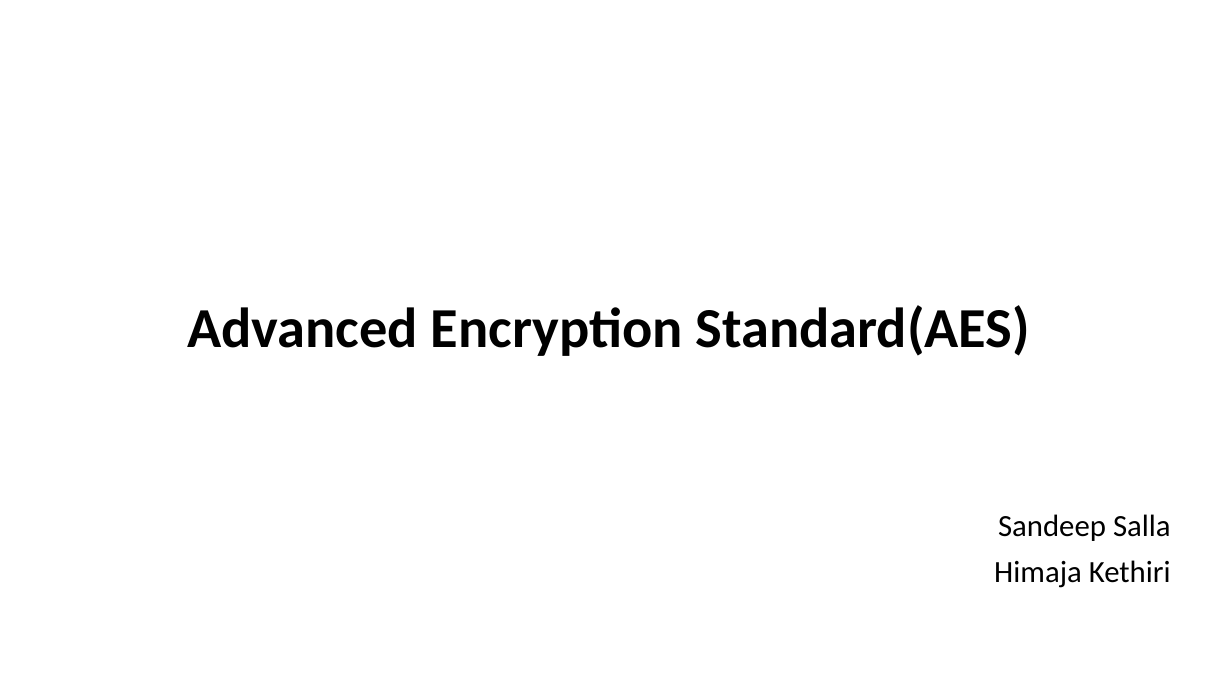
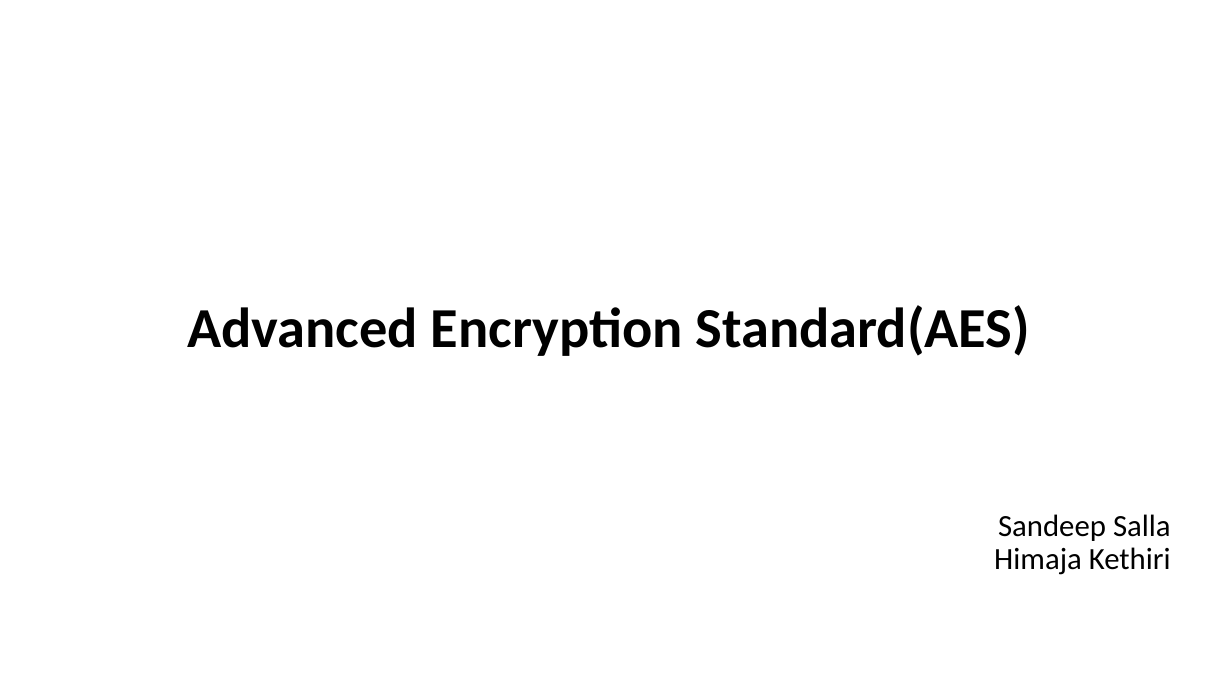
Before and after one commit to himajakethiri/securityalgorithm, a slide deck: slide 1 of Final Project/Advanced Encryption Standard(AES).pptx. Drawn at 1232x693 pixels with LibreOffice and Linux fonts; fonts in the diff are those of the drawing. Boxes give left, top, right and bottom in pixels: in the first picture for what was removed or moved away, otherwise in the second. Text is boxed around its words. In the diff, an @@ line names an element or a change of style, - is before the commit and + after.

```diff
--- a/Final Project/Advanced Encryption Standard(AES).pptx
+++ b/Final Project/Advanced Encryption Standard(AES).pptx
@@ subtitle "Sandeep Salla" at [994, 514, 1171, 575]: less space between paragraphs @@
```
Also in this commit, not shown: 3 other slides changed, 3 slides added, 3 slides removed.
